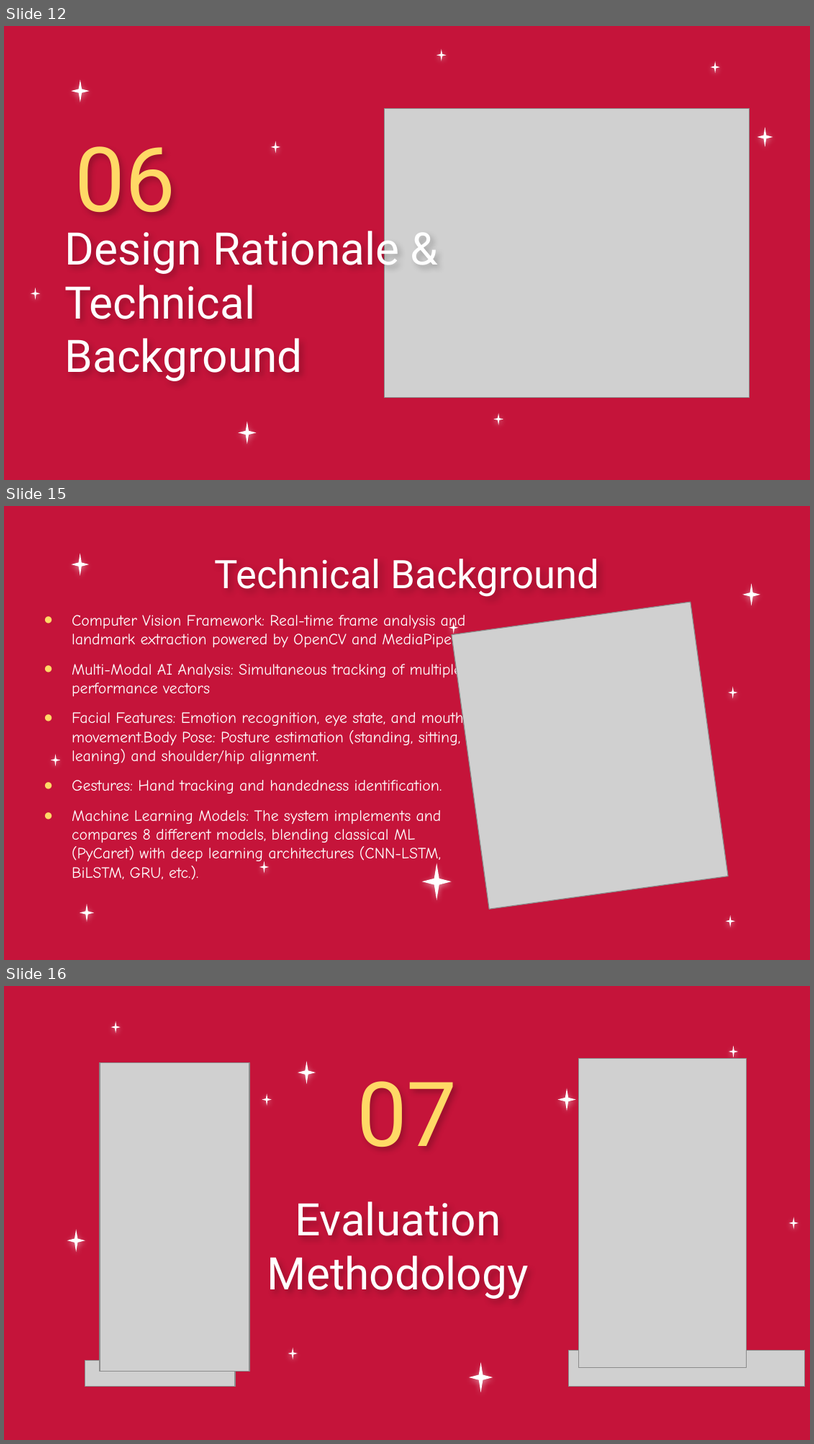
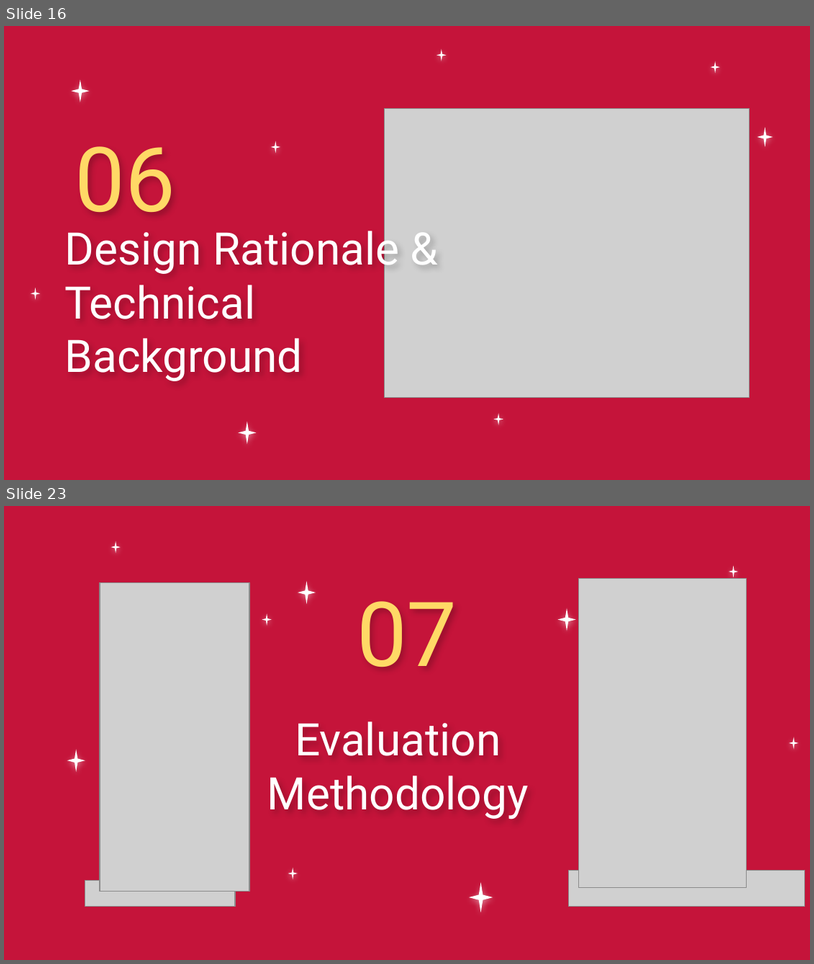
Before and after one commit to MiraPhilip12/Graduation_Project_ESLSCA, a slide deck: Milestone 4/Graduation_Project_Milestone4.pptx. Shown one above the other, each under a label of ours: slides 12, 15 and 16 before the commit, slides 16 and 23 after it; the slides between them are not shown. The pictures are 814x1444 and 814x964 pixels, drawn with LibreOffice and Linux fonts; fonts in the diff are those of the drawing; grey boxes stand for pictures; background and template pictures are left out. Boxes give left, top, right and bottom in pixels: in the first picture for what was removed or moved away, otherwise in the second. Text is boxed around its words. In the diff, an @@ line names an element or a change of style, - is before the commit and + after.

```diff
--- a/Milestone 4/Graduation_Project_Milestone4.pptx
+++ b/Milestone 4/Graduation_Project_Milestone4.pptx
@@ slide 15 removed at (4,506,810,960), background picture (left out) @@
@@ title removed at (214,559,599,597) @@
-Technical Background
@@ picture removed at (452,602,728,909) @@
@@ text removed at (72,615,466,880) @@
-● Computer Vision Framework: Real-time frame analysis and landmark extraction powered by OpenCV and MediaPipe.
-● Multi-Modal AI Analysis: Simultaneous tracking of multiple performance vectors
-● Facial Features: Emotion recognition, eye state, and mouth movement.Body Pose: Posture estimation (standing, sitting, leaning) and shoulder/hip alignment.
-● Gestures: Hand tracking and handedness identification.
-● Machine Learning Models: The system implements and compares 8 different models, blending classical ML (PyCaret) with deep learning architectures (CNN-LSTM, BiLSTM, GRU, etc.).
@@ group removed at (51,554,761,927): 9 stars @@
@@ what was slide 12 is now slide 16 @@
@@ what was slide 16 is now slide 23 @@
```
Also in this commit, not shown: 3 slides changed, 9 slides added, 11 other slides removed.
